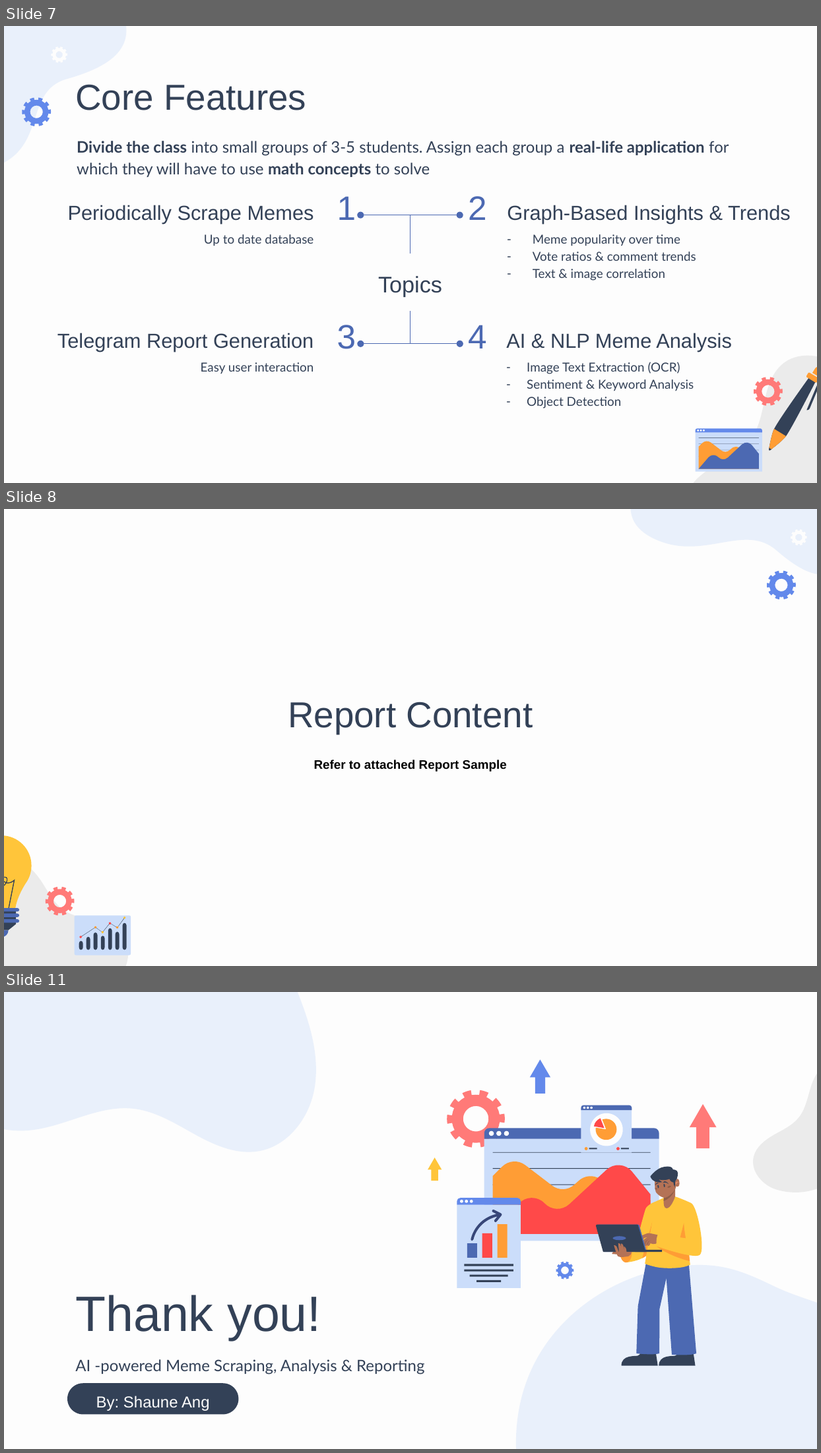
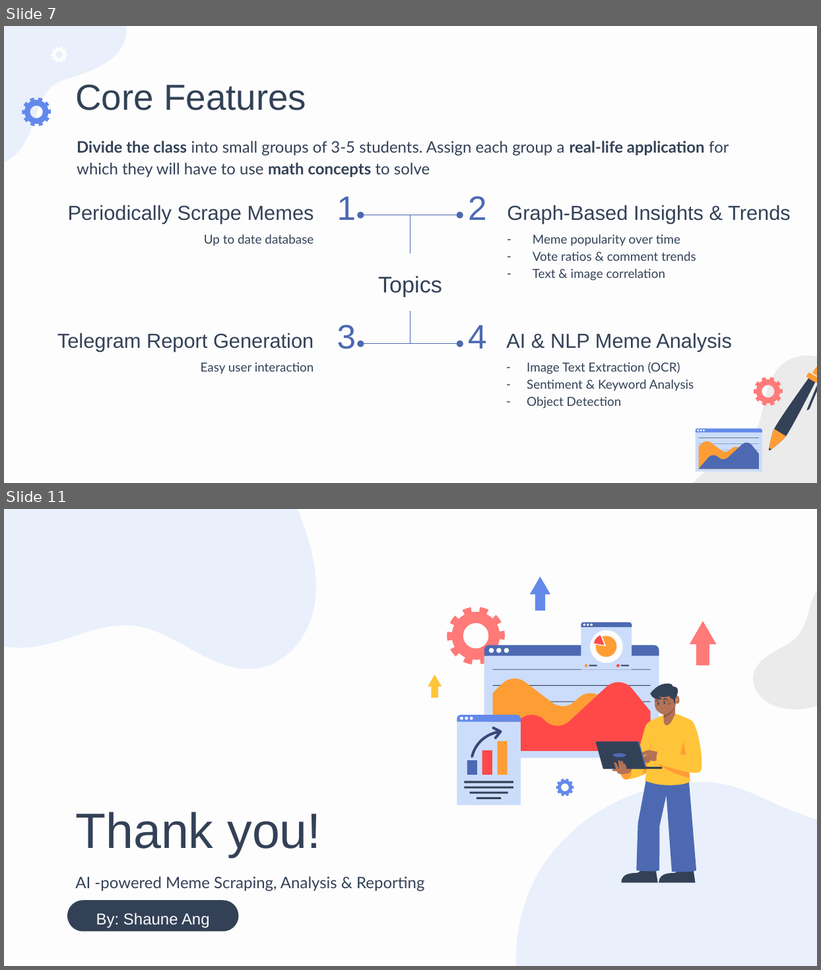
Before and after one commit to shauneang/RedditCrawler, a slide deck: Reddit Memes Slidedeck.pptx. Shown one above the other, each under a label of ours: slides 7, 8 and 11 before the commit, slides 7 and 11 after it; the slides between them are not shown. The pictures are 821x1453 and 821x970 pixels, drawn with LibreOffice and Linux fonts; fonts in the diff are those of the drawing. Boxes give left, top, right and bottom in pixels: in the first picture for what was removed or moved away, otherwise in the second. Text is boxed around its words. In the diff, an @@ line names an element or a change of style, - is before the commit and + after.

```diff
--- a/Reddit Memes Slidedeck.pptx
+++ b/Reddit Memes Slidedeck.pptx
@@ slide 8 removed at box(4, 509, 817, 966), background #FDFDFD @@
@@ freeform shape removed at box(581, 509, 817, 613) @@
@@ freeform shape removed at box(790, 529, 807, 545) @@
@@ freeform shape removed at box(767, 571, 796, 599) @@
@@ title removed at box(288, 702, 533, 734) @@
-Report Content
@@ text removed at box(314, 760, 507, 772) @@
-Refer to attached Report Sample
@@ freeform shape removed at box(4, 844, 146, 966) @@
@@ freeform shape removed at box(46, 887, 75, 916) @@
@@ group removed at box(4, 836, 131, 955): 17 freeform shapes, 6 ellipses @@
```
Also in this commit, not shown: 1 slide changed, 2 slides added, 1 other slide removed, 8 other files.
